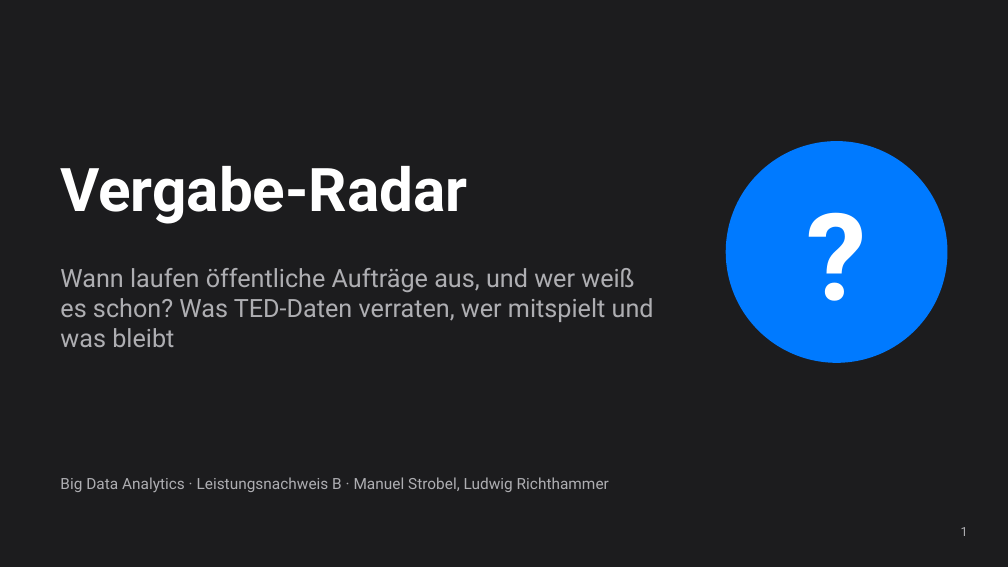
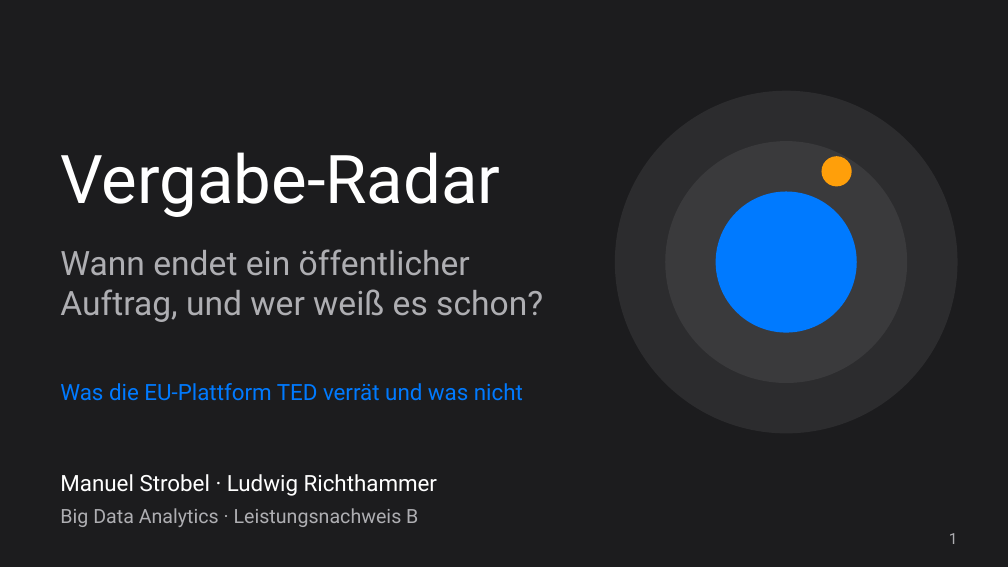
Before and after one commit to ludwigrichthammer9-web/vergabe_radar, a slide deck: slide 1 of docs/vortrag/vortrag_vergabe_radar.pptx. Drawn at 1008x567 pixels with LibreOffice and Linux fonts; fonts in the diff are those of the drawing. Boxes give left, top, right and bottom in pixels: in the first picture for what was removed or moved away, otherwise in the second. Text is boxed around its words. In the diff, an @@ line names an element or a change of style, - is before the commit and + after.

```diff
--- a/docs/vortrag/vortrag_vergabe_radar.pptx
+++ b/docs/vortrag/vortrag_vergabe_radar.pptx
@@ ellipse added at [615,91,958,433], fill #2C2C2E @@
@@ text "Vergabe-Radar": place and size @@
-text "Vergabe-Radar" at [60,166,467,224]
+text "Vergabe-Radar" at [60,152,500,217]
@@ text "Vergabe-Radar" at [60,152,500,217]: size 43 to 48 pt, bold off @@
@@ ellipse added at [665,141,907,383], fill #3A3A3C @@
@@ text removed at [726,141,948,363] @@
-?
@@ ellipse added at [822,156,852,186], fill #FF9F0A @@
@@ ellipse: place and size @@
-ellipse at [726,141,948,363]
+ellipse at [716,192,857,333]
@@ text at [60,249,543,322]: text changed; size 18 to 24 pt @@
-Wann laufen öffentliche Aufträge aus, und wer weiß es schon? Was TED-Daten verraten, wer mitspielt und was bleibt
+Wann endet ein öffentlicher Auftrag, und wer weiß es schon?
@@ text added at [60,383,523,401], 16 pt, text #007AFF @@
+Was die EU-Plattform TED verrät und was nicht
@@ text added at [60,474,437,496], 16 pt, text #FFFFFF @@
+Manuel Strobel · Ludwig Richthammer
@@ text at [60,508,418,527]: text changed; size 11 to 14 pt @@
-Big Data Analytics · Leistungsnachweis B · Manuel Strobel, Ludwig Richthammer
+Big Data Analytics · Leistungsnachweis B
@@ text "1": place and size @@
-text "1" at [961,527,968,536]
+text "1" at [949,533,958,544]
@@ text "1" at [949,533,958,544]: size 9 to 11 pt @@
```
Also in this commit, not shown: 3 other slides changed, 8 slides added, 8 slides removed, 9 other files.
